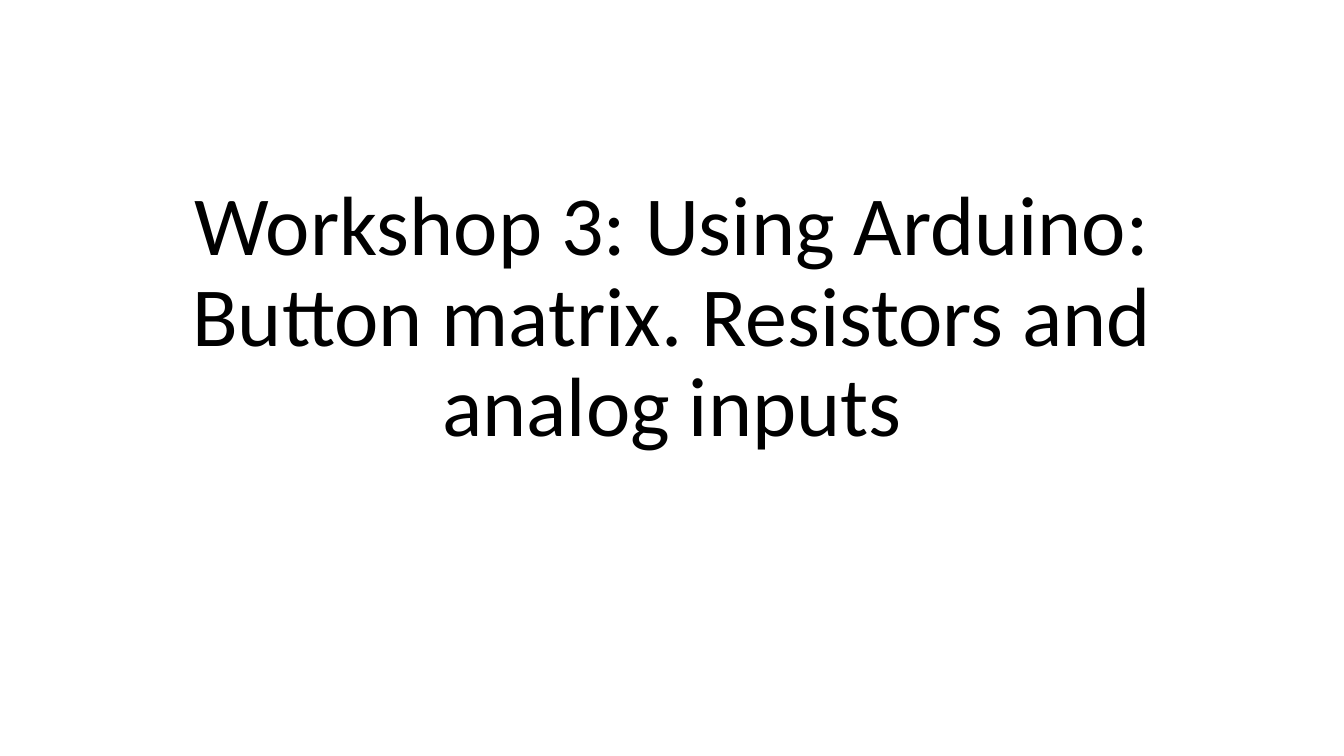
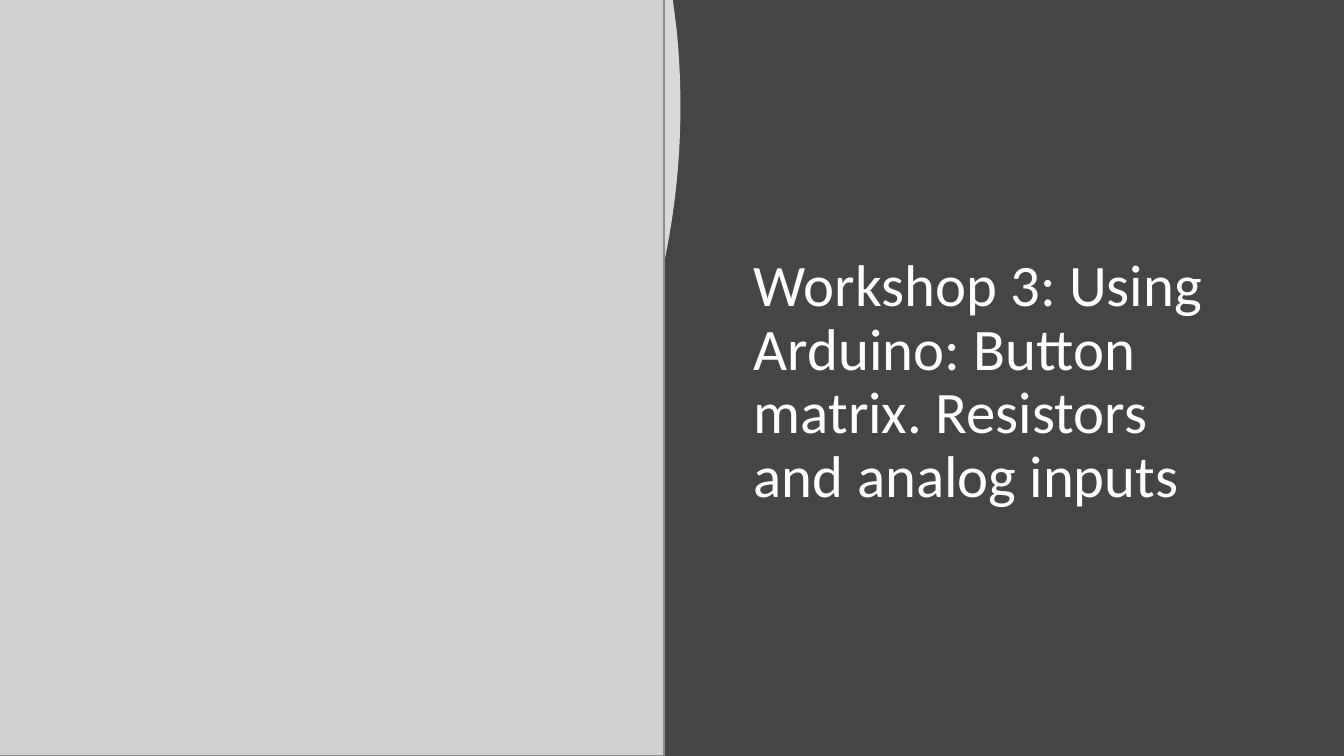
Before and after one commit to Runtime-Learner/McGill-BattleBots-Club, a slide deck: slide 1 of ECSE/Workshop-3/workshop3.pptx. Drawn at 1344x756 pixels with LibreOffice and Linux fonts; fonts in the diff are those of the drawing; grey boxes stand for pictures. Boxes give left, top, right and bottom in pixels: in the first picture for what was removed or moved away, otherwise in the second. Text is boxed around its words. In the diff, an @@ line names an element or a change of style, - is before the commit and + after.

```diff
--- a/ECSE/Workshop-3/workshop3.pptx
+++ b/ECSE/Workshop-3/workshop3.pptx
@@ background #FFFFFF to #454545 @@
@@ freeform shape added at (0, 0, 681, 756), fill #FFFFFF at 80% opacity @@
@@ picture added at (0, 0, 664, 756) @@
@@ title "Workshop 3: Using Arduino: Button ...": place and size @@
-title "Workshop 3: Using Arduino: Button ..." at (192, 196, 1151, 451)
+title "Workshop 3: Using Arduino: Button ..." at (754, 265, 1202, 507)
@@ title "Workshop 3: Using Arduino: Button ..." at (754, 265, 1202, 507): size 60 to 42 pt, text colour #000000 to #FFFFFF; alignment centre to left @@
```
Also in this commit, not shown: 5 other slides changed, 3 other files.
